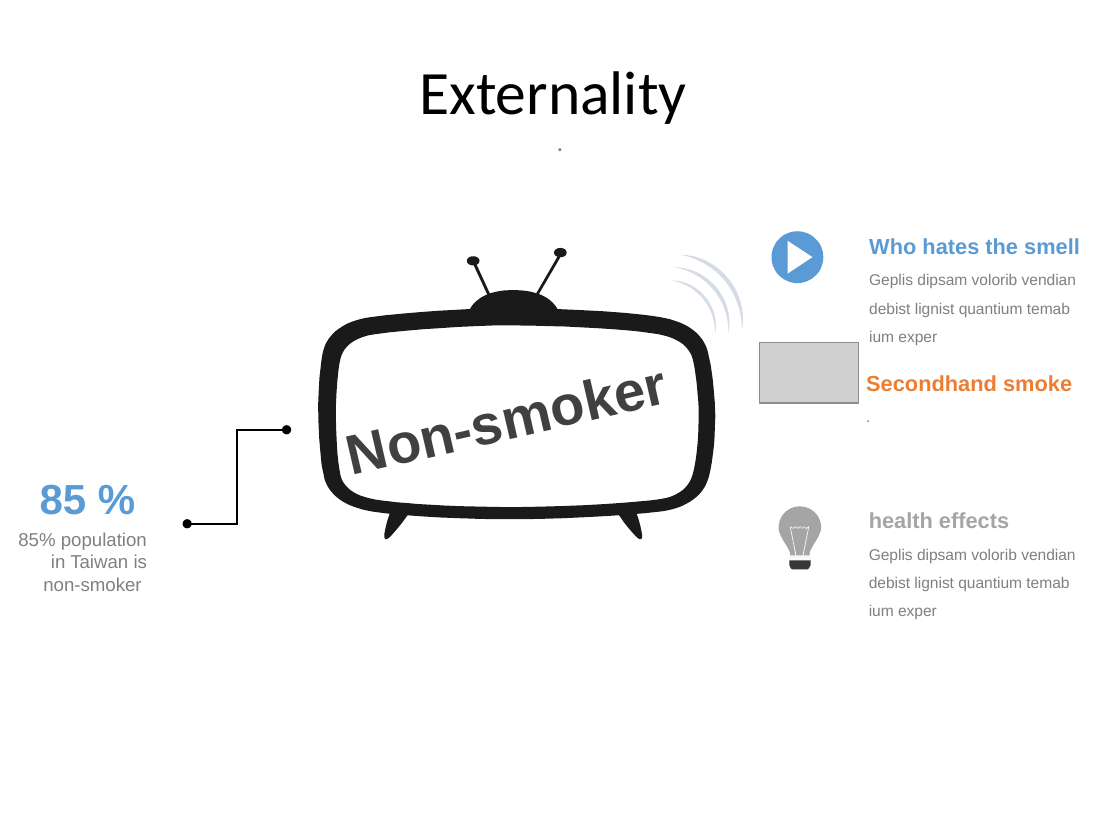
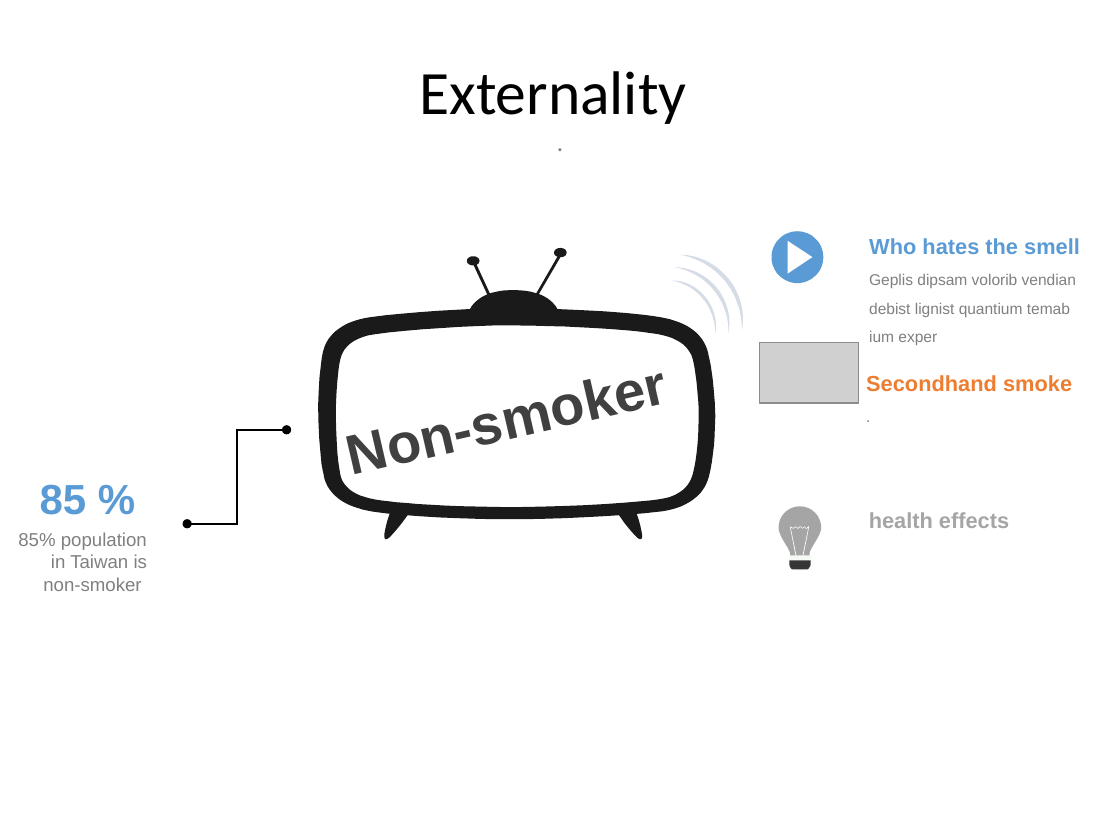
Before and after one commit to ntuecon/2019group1, a slide deck: slide 14 of milestone3.pptx (slide 21 before the commit). Drawn at 1120x840 pixels with LibreOffice and Linux fonts; fonts in the diff are those of the drawing; grey boxes stand for pictures. Boxes give left, top, right and bottom in pixels: in the first picture for what was removed or moved away, otherwise in the second. Text is boxed around its words. In the diff, an @@ line names an element or a change of style, - is before the commit and + after.

```diff
--- a/milestone3.pptx
+++ b/milestone3.pptx
@@ text removed at (869,549,1075,619) @@
-Geplis dipsam volorib vendian debist lignist quantium temab ium exper
```
Also in this commit, not shown: 8 other slides changed, 12 slides removed.
